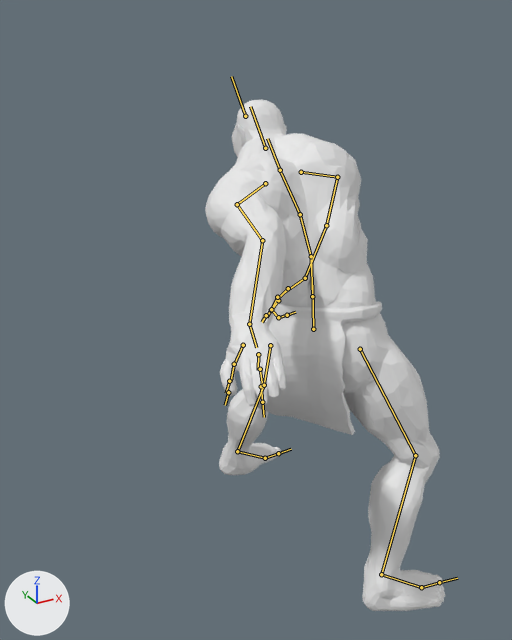
What one commit did to the FBX model Assets/Charger Infected/Animations/Charger Attack.fbx.
Both versions are drawn from a camera (50 mm lens) standing at (-4.1, -10.01, 7.26) and looking at (0.19, -2.21, 3.36). The lights are fixed; the arrows at lower left show +X, +Y and +Z. Both versions are drawn at frame 63 of the action 'mixamo.com'; the numbers are the values there. The bones that bend it are drawn over the model as lines.

Objects in the first picture: 'TrollLP'.
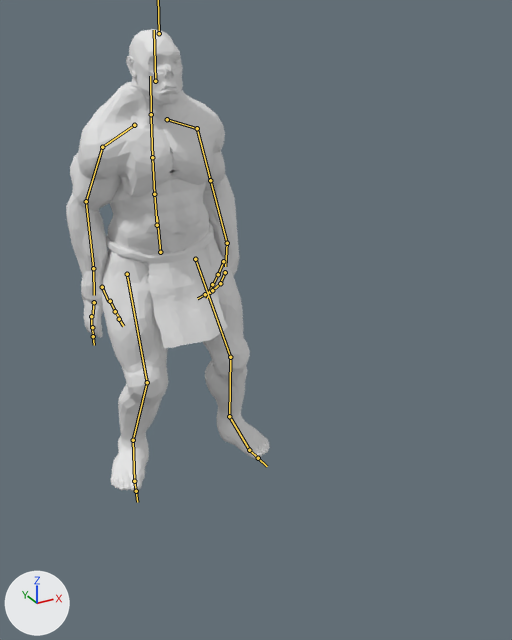
What the commit changed:
Bone 'mixamorig:Hips' (bone_mixamorig_hips) moves from (55.0, -51.0, 316.0) to (-25.0, -27.0, -5.0).
Bone 'mixamorig:Hips' (bone_mixamorig_hips) turns from (18, 133, 9) to (-2, 3, 2) degrees about its own x, y and z.
Bone 'mixamorig:Spine' (bone_mixamorig_spine) turns from (13, 4, -2) to (10, 0, 1) degrees about its own x, y and z.
Bone 'mixamorig:Spine1' (bone_mixamorig_spine1) turns from (9, 14, -12) to (4, 0, 0) degrees about its own x, y and z.
Bone 'mixamorig:Spine2' (bone_mixamorig_spine2) turns from (-2, 15, -10) to (4, 0, 0) degrees about its own x, y and z.
Bone 'mixamorig:Neck' (bone_mixamorig_neck) turns from (12, 6, 10) to (-1, 0, -1) degrees about its own x, y and z.
Bone 'mixamorig:Head' (bone_mixamorig_head) turns from (-11, 10, -6) to (-9, -5, -2) degrees about its own x, y and z.
Bone 'mixamorig:LeftShoulder' (bone_mixamorig_leftshoulder) turns from (-3, -5, -12) to (-1, 0, -2) degrees about its own x, y and z.
Bone 'mixamorig:LeftArm' (bone_mixamorig_leftarm) turns from (23, -2, -36) to (26, 18, 14) degrees about its own x, y and z.
Bone 'mixamorig:LeftForeArm' (bone_mixamorig_leftforearm) turns from (-18, -45, 41) to (-6, 2, 16) degrees about its own x, y and z.
Bone 'mixamorig:LeftHand' (bone_mixamorig_lefthand) turns from (-20, -4, -33) to (19, 3, -9) degrees about its own x, y and z.
Bone 'mixamorig:LeftHandThumb1' (bone_mixamorig_lefthandthumb1) turns from (5, 21, 18) to (9, -3, 11) degrees about its own x, y and z.
Bone 'mixamorig:LeftHandThumb2' (bone_mixamorig_lefthandthumb2) turns from (-10, -13, -6) to (-8, -10, -20) degrees about its own x, y and z.
Bone 'mixamorig:LeftHandThumb3' (bone_mixamorig_lefthandthumb3) turns from (13, -3, 15) to (-4, 7, 38) degrees about its own x, y and z.
Bone 'mixamorig:LeftHandIndex1' (bone_mixamorig_lefthandindex1) turns from (-17, 2, 5) to (2, 0, 0) degrees about its own x, y and z.
Bone 'mixamorig:LeftHandIndex3' (bone_mixamorig_lefthandindex3) turns from (7, 0, 5) to (19, 0, 8) degrees about its own x, y and z.
Bone 'mixamorig:RightShoulder' (bone_mixamorig_rightshoulder) turns from (-5, -8, -16) to (1, -3, -4) degrees about its own x, y and z.
Bone 'mixamorig:RightArm' (bone_mixamorig_rightarm) turns from (-1, 13, -71) to (28, -22, -5) degrees about its own x, y and z.
Bone 'mixamorig:RightForeArm' (bone_mixamorig_rightforearm) turns from (12, -51, -3) to (-7, -2, -15) degrees about its own x, y and z.
Bone 'mixamorig:RightHand' (bone_mixamorig_righthand) turns from (-23, -5, -22) to (-4, 14, 6) degrees about its own x, y and z.
Bone 'mixamorig:RightHandThumb1' (bone_mixamorig_righthandthumb1) turns from (27, -56, -38) to (-1, 7, -6) degrees about its own x, y and z.
Bone 'mixamorig:RightHandThumb2' (bone_mixamorig_righthandthumb2) turns from (-12, 11, -4) to (-13, 3, 4) degrees about its own x, y and z.
Bone 'mixamorig:RightHandThumb3' (bone_mixamorig_righthandthumb3) turns from (19, 1, 16) to (-11, -6, -20) degrees about its own x, y and z.
Bone 'mixamorig:RightHandIndex1' (bone_mixamorig_righthandindex1) turns from (12, -7, -13) to (-41, -1, 11) degrees about its own x, y and z.
Bone 'mixamorig:RightHandIndex2' (bone_mixamorig_righthandindex2) turns from (47, 5, -26) to (5, 0, 2) degrees about its own x, y and z.
Bone 'mixamorig:RightHandIndex3' (bone_mixamorig_righthandindex3) turns from (58, 15, -31) to (7, 0, -5) degrees about its own x, y and z.
Bone 'mixamorig:LeftUpLeg' (bone_mixamorig_leftupleg) turns from (53, -12, 14) to (23, -6, 2) degrees about its own x, y and z.
Bone 'mixamorig:LeftLeg' (bone_mixamorig_leftleg) turns from (-36, 40, -17) to (-38, 7, 2) degrees about its own x, y and z.
Bone 'mixamorig:LeftFoot' (bone_mixamorig_leftfoot) turns from (-1, -14, -11) to (13, -8, -5) degrees about its own x, y and z.
Bone 'mixamorig:LeftToeBase' (bone_mixamorig_lefttoebase) turns from (-1, -5, 2) to (0, 0, 0) degrees about its own x, y and z.
Bone 'mixamorig:RightUpLeg' (bone_mixamorig_rightupleg) turns from (21, 35, -8) to (22, 5, 1) degrees about its own x, y and z.
Bone 'mixamorig:RightLeg' (bone_mixamorig_rightleg) turns from (-46, 12, -1) to (-45, 5, -11) degrees about its own x, y and z.
Bone 'mixamorig:RightFoot' (bone_mixamorig_rightfoot) turns from (21, 15, 11) to (19, 9, 1) degrees about its own x, y and z.

Where the change shows, as pixel boxes [x1, y1, x2, y2] in the pictures (512 x 640 px):
'TrollLP', posed (15% narrower, 10% shorter)
    before: [205, 99, 445, 611]
    after: [66, 29, 270, 491]
bone 'mixamorig:Hips', root to tip
    before: (313, 329) to (312, 285)
    after: (160, 252) to (157, 216)
bone 'mixamorig:Spine', root to tip
    before: (312, 296) to (311, 256)
    after: (157, 225) to (154, 194)
bone 'mixamorig:Spine1', root to tip
    before: (311, 256) to (300, 214)
    after: (154, 194) to (152, 157)
bone 'mixamorig:Spine2', root to tip
    before: (300, 214) to (281, 172)
    after: (152, 157) to (151, 117)
bone 'mixamorig:Neck', root to tip
    before: (280, 170) to (267, 138)
    after: (151, 114) to (150, 76)
bone 'mixamorig:Head', root to tip
    before: (265, 148) to (250, 106)
    after: (155, 81) to (154, 30)
bone 'mixamorig:LeftShoulder', root to tip
    before: (265, 183) to (237, 204)
    after: (167, 119) to (197, 128)
bone 'mixamorig:LeftArm', root to tip
    before: (237, 204) to (262, 240)
    after: (197, 128) to (210, 180)
bone 'mixamorig:LeftForeArm', root to tip
    before: (262, 240) to (249, 324)
    after: (210, 180) to (227, 243)
bone 'mixamorig:LeftHand', root to tip
    before: (249, 324) to (256, 347)
    after: (227, 243) to (225, 266)
bone 'mixamorig:LeftHandThumb1', root to tip
    before: (243, 345) to (234, 364)
    after: (223, 261) to (218, 275)
bone 'mixamorig:LeftHandThumb2', root to tip
    before: (234, 364) to (231, 380)
    after: (218, 274) to (213, 284)
bone 'mixamorig:LeftHandThumb3', root to tip
    before: (229, 381) to (226, 393)
    after: (212, 284) to (209, 291)
bone 'mixamorig:LeftHandIndex1', root to tip
    before: (258, 354) to (258, 370)
    after: (225, 272) to (220, 284)
bone 'mixamorig:LeftHandIndex3', root to tip
    before: (261, 386) to (262, 401)
    after: (212, 290) to (205, 294)
bone 'mixamorig:RightShoulder', root to tip
    before: (301, 172) to (337, 177)
    after: (134, 125) to (102, 147)
bone 'mixamorig:RightArm', root to tip
    before: (337, 177) to (326, 225)
    after: (102, 147) to (86, 201)
bone 'mixamorig:RightForeArm', root to tip
    before: (326, 225) to (305, 278)
    after: (86, 201) to (93, 268)
bone 'mixamorig:RightHand', root to tip
    before: (305, 278) to (283, 293)
    after: (93, 268) to (94, 295)
bone 'mixamorig:RightHandThumb1', root to tip
    before: (288, 288) to (277, 299)
    after: (102, 287) to (108, 301)
bone 'mixamorig:RightHandThumb2', root to tip
    before: (278, 300) to (271, 310)
    after: (110, 301) to (115, 311)
bone 'mixamorig:RightHandThumb3', root to tip
    before: (271, 310) to (266, 317)
    after: (115, 311) to (120, 318)
bone 'mixamorig:RightHandIndex1', root to tip
    before: (277, 297) to (271, 309)
    after: (94, 302) to (92, 316)
bone 'mixamorig:RightHandIndex2', root to tip
    before: (271, 309) to (278, 318)
    after: (91, 316) to (91, 327)
bone 'mixamorig:RightHandIndex3', root to tip
    before: (278, 317) to (287, 315)
    after: (92, 327) to (93, 336)
bone 'mixamorig:LeftUpLeg', root to tip
    before: (270, 345) to (264, 385)
    after: (195, 259) to (230, 357)
bone 'mixamorig:LeftLeg', root to tip
    before: (264, 385) to (237, 451)
    after: (230, 357) to (229, 416)
bone 'mixamorig:LeftFoot', root to tip
    before: (237, 451) to (265, 458)
    after: (229, 416) to (249, 450)
bone 'mixamorig:LeftToeBase', root to tip
    before: (265, 458) to (278, 453)
    after: (249, 450) to (258, 458)
bone 'mixamorig:RightUpLeg', root to tip
    before: (360, 349) to (415, 455)
    after: (127, 274) to (147, 382)
bone 'mixamorig:RightLeg', root to tip
    before: (415, 455) to (381, 574)
    after: (147, 382) to (133, 440)
bone 'mixamorig:RightFoot', root to tip
    before: (381, 574) to (421, 587)
    after: (133, 440) to (134, 481)
